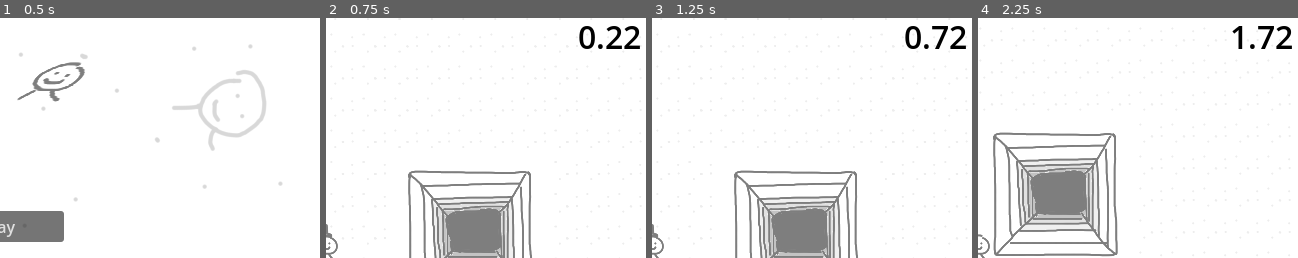
Above: before the commit, frames 1-4 (left to right).
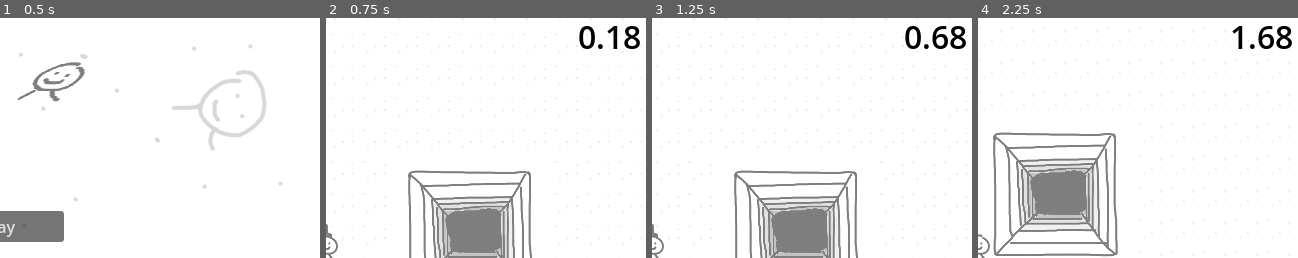
Above: after the commit, the same moments.

Repository: 3xcpy/milkyway-game
Game: Godot game, scene res://scenes/main.tscn
The game is run twice, just before and just after one commit, with the same random seed, the same clock (stepped at 60 frames per second) and the same inputs.
Inputs (mouse positions are % of the whole screen's width and height, from its top left):
- Up to frame 1 (0.5 s): no input
- Up to frame 2 (0.75 s): click "Play" at 0.5 s
- Up to frame 3 (1.25 s): no input
- Up to frame 4 (2.25 s): tap Enter at 1.25 s; move the mouse to (72, 45) at 1.27 s; hold Right (move_right) 1.28-2.03 s; tap E (grab) at 1.35 s; move the mouse to (30, 55) at 2.02 s; hold S (move_down) from 2.03 s (still down); click (30, 55) at 2.1 s
The pictures show only the part of the screen within x 50-100%, y 2-52%; the shares and areas given below are measured in that part.

Frame 1 is identical in both runs. In frame 2, 0.5% of the frame differs, in the area x 87-99%, y 3-13%; in frame 3, 0.6%; in frame 4, 0.6%.

Commit message:
change button events from down to up

Diff:
--- a/scenes/game.tscn
+++ b/scenes/game.tscn
@@ -12,3 +12,4 @@
 [node name="UI" parent="." instance=ExtResource("2_lnu2h")]
 
 [connection signal="game_over" from="World" to="." method="_on_world_game_over"]
+[connection signal="return_to_menu" from="UI" to="." method="_on_ui_return_to_menu"]
--- a/scenes/main_menu.tscn
+++ b/scenes/main_menu.tscn
@@ -6,23 +6,6 @@
 
 [sub_resource type="LabelSettings" id="LabelSettings_l6cm7"]
 font_color = Color(0, 0, 0, 1)
-
-[sub_resource type="Animation" id="Animation_bqqt6"]
-resource_name = "spin"
-length = 0.4
-loop_mode = 1
-tracks/0/type = "value"
-tracks/0/imported = false
-tracks/0/enabled = true
-tracks/0/path = NodePath(".:rotation")
-tracks/0/interp = 1
-tracks/0/loop_wrap = true
-tracks/0/keys = {
-"times": PackedFloat32Array(0, 0.19999999, 0.39999998),
-"transitions": PackedFloat32Array(1, 1, 1),
-"update": 0,
-"values": [0.0, 3.141592653589793, 6.283185307179586]
-}
 
 [sub_resource type="Animation" id="Animation_wu84c"]
 length = 0.001
@@ -66,6 +49,23 @@
 "transitions": PackedFloat32Array(1, 1),
 "update": 0,
 "values": [1.5690509975429023, -1.569051]
+}
+
+[sub_resource type="Animation" id="Animation_bqqt6"]
+resource_name = "spin"
+length = 0.4
+loop_mode = 1
+tracks/0/type = "value"
+tracks/0/imported = false
+tracks/0/enabled = true
+tracks/0/path = NodePath(".:rotation")
+tracks/0/interp = 1
+tracks/0/loop_wrap = true
+tracks/0/keys = {
+"times": PackedFloat32Array(0, 0.19999999, 0.39999998),
+"transitions": PackedFloat32Array(1, 1, 1),
+"update": 0,
+"values": [0.0, 3.141592653589793, 6.283185307179586]
 }
 
 [sub_resource type="AnimationLibrary" id="AnimationLibrary_8ln24"]
@@ -166,5 +166,5 @@
 }
 autoplay = "spin"
 
-[connection signal="button_down" from="VBoxContainer/PlayButton" to="." method="_on_play_button_button_down"]
-[connection signal="button_down" from="VBoxContainer/QuitButton" to="." method="_on_quit_button_button_down"]
+[connection signal="button_up" from="VBoxContainer/PlayButton" to="." method="_on_play_button_button_up"]
+[connection signal="button_up" from="VBoxContainer/QuitButton" to="." method="_on_quit_button_button_up"]
--- a/scenes/pause_menu.tscn
+++ b/scenes/pause_menu.tscn
@@ -61,6 +61,6 @@
 text = "QUIT"
 
 [connection signal="toggled" from="FullscreenCheckBox" to="." method="_on_fullscreen_check_box_toggled"]
-[connection signal="button_down" from="VBoxContainer/ResumeButton" to="." method="_on_resume_button_button_down"]
-[connection signal="button_down" from="VBoxContainer/ReturnToMenuButton" to="." method="_on_return_to_menu_button_button_down"]
-[connection signal="button_down" from="VBoxContainer/QuitButton" to="." method="_on_quit_button_button_down"]
+[connection signal="button_up" from="VBoxContainer/ResumeButton" to="." method="_on_resume_button_button_up"]
+[connection signal="button_up" from="VBoxContainer/ReturnToMenuButton" to="." method="_on_return_to_menu_button_button_up"]
+[connection signal="button_up" from="VBoxContainer/QuitButton" to="." method="_on_quit_button_button_up"]
--- a/scenes/ui.tscn
+++ b/scenes/ui.tscn
@@ -5,6 +5,7 @@
 [ext_resource type="PackedScene" uid="uid://74pemylvwywk" path="res://scenes/pause_menu.tscn" id="2_x4jx1"]
 
 [node name="UI" type="CanvasLayer"]
+process_mode = 3
 script = ExtResource("1_yev5y")
 
 [node name="HUD" parent="." instance=ExtResource("1_nt7q6")]
--- a/scripts/main_menu.gd
+++ b/scripts/main_menu.gd
@@ -12,8 +12,8 @@
 		score_label.text = "Best Score: " + str(snapped(score, 0.01))
 
 
-func _on_play_button_button_down() -> void:
+func _on_play_button_button_up() -> void:
 	start_game.emit()
 
-func _on_quit_button_button_down() -> void:
+func _on_quit_button_button_up() -> void:
 	get_tree().quit()
--- a/scripts/pause_menu.gd
+++ b/scripts/pause_menu.gd
@@ -14,10 +14,6 @@
 	visible = paused
 
 
-func _on_resume_button_button_down() -> void:
-	paused = false
-
-
 func _on_fullscreen_check_box_toggled(toggled_on: bool) -> void:
 	if toggled_on:
 		saved_window_mode = DisplayServer.window_get_mode()
@@ -26,10 +22,14 @@
 		DisplayServer.window_set_mode(saved_window_mode)
 
 
-func _on_quit_button_button_down() -> void:
+func _on_quit_button_button_up() -> void:
 	get_tree().quit()
 
 
-func _on_return_to_menu_button_button_down() -> void:
+func _on_resume_button_button_up() -> void:
+	paused = false
+
+
+func _on_return_to_menu_button_button_up() -> void:
 	get_tree().paused = false
 	return_to_menu.emit()
